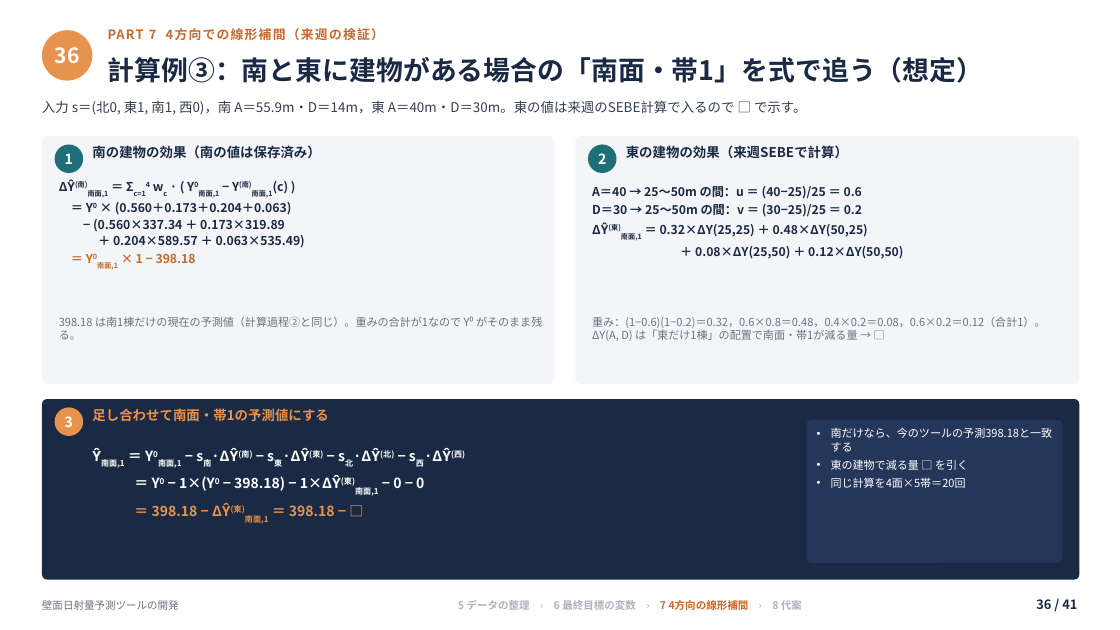
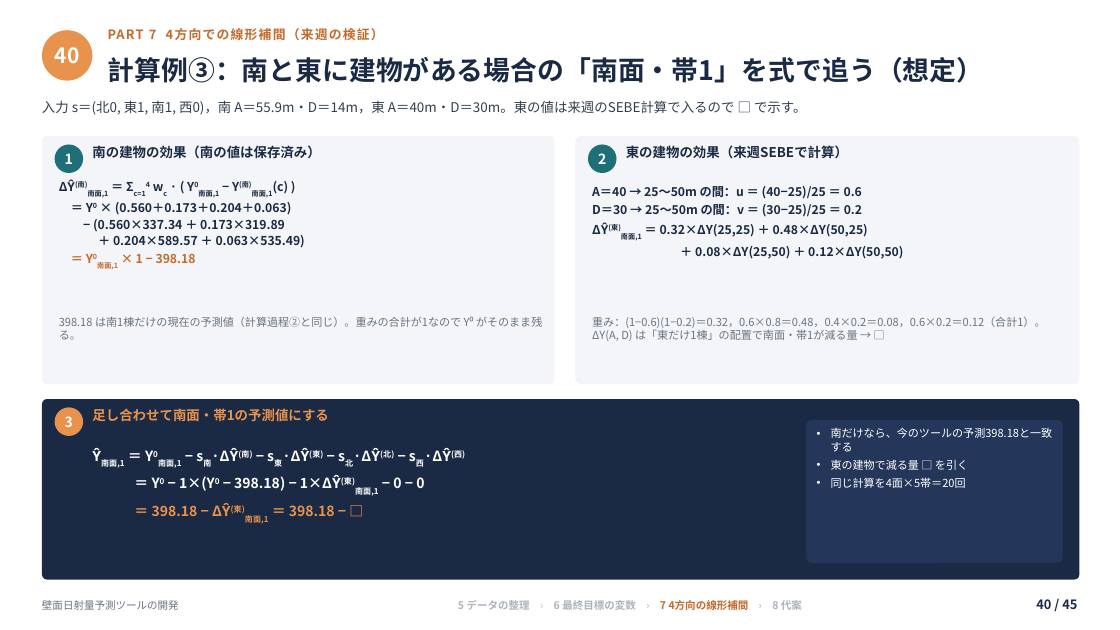
Before and after one commit to koyoy1016-gif/koyo1016, a slide deck: slide 40 of slides/壁面日射量予測ツールの開発_補足付き.pptx (slide 36 before the commit). Drawn at 1120x630 pixels with LibreOffice and Linux fonts; fonts in the diff are those of the drawing. Boxes give left, top, right and bottom in pixels: in the first picture for what was removed or moved away, otherwise in the second. Text is boxed around its words. In the diff, an @@ line names an element or a change of style, - is before the commit and + after.

```diff
--- a/slides/壁面日射量予測ツールの開発_補足付き.pptx
+++ b/slides/壁面日射量予測ツールの開発_補足付き.pptx
@@ text at (55,47,80,64): text changed @@
-36
+40
@@ text at (1036,599,1077,609): text changed @@
-36 / 41
+40 / 45
```
Also in this commit, not shown: 38 other slides changed, 6 slides added, 2 slides removed, 1 other file.
